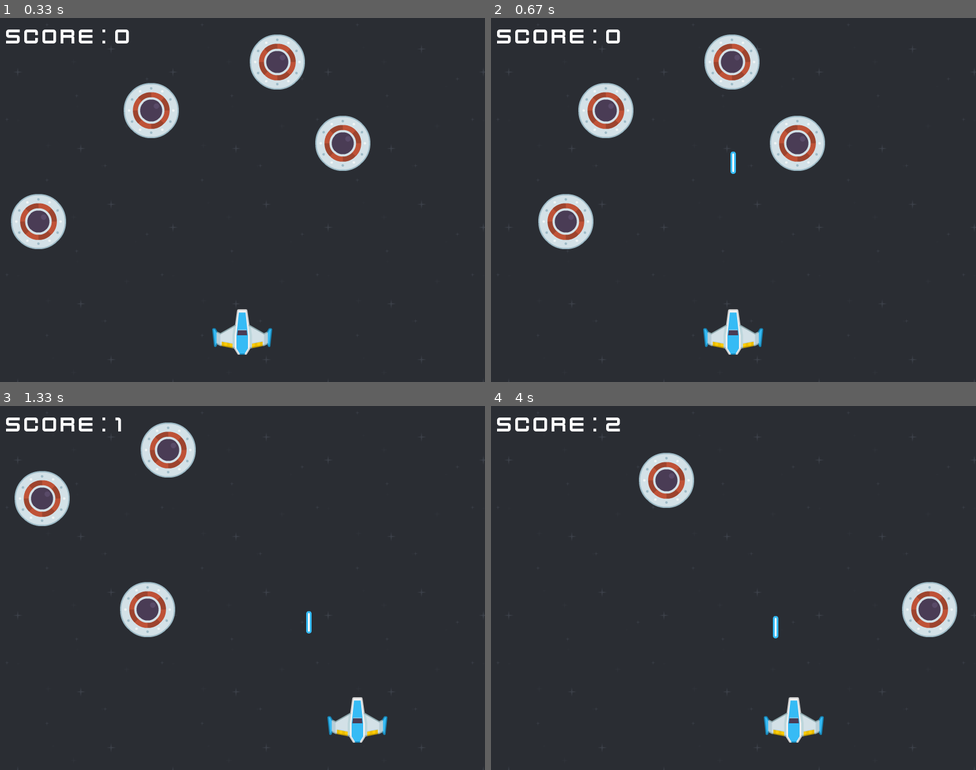
Above: before the commit, frames 1-4 (two rows, left to right).
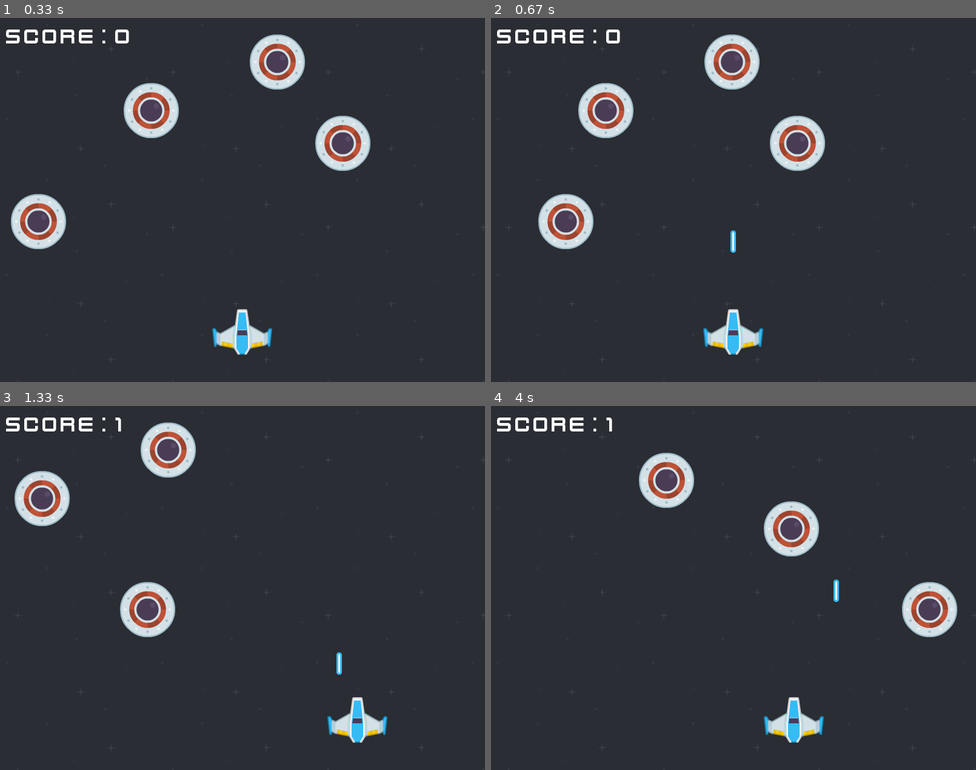
Above: after the commit, the same moments.

Repository: Thanos974/SpaceInvaderPygame
Game: pygame game, started from main.py
Two runs of this game, one before a commit and one after it. Both use one fixed random seed, a clock stepped at 60 frames per second and the inputs below.
Inputs:
- Up to frame 1 (0.33 s): no input
- Up to frame 2 (0.67 s): tap Space at 0.33 s
- Up to frame 3 (1.33 s): hold Right 0.67-1.13 s; tap Space at 0.73, 1.03, 1.23 s; hold Right from 1.17 s (still down)
- Up to frame 4 (4 s): tap Space at 1.53, 1.73, 2.03, 2.3, 2.6, 2.73, 3.03, 3.4, 3.7, 3.9 s; release Right at 1.63 s; hold Left 1.67-2.2 s; hold Left 2.23-2.63 s; hold Right 2.67-3.3 s; hold Left 3.33-3.8 s; hold Right from 3.83 s (still down)

Frame 1 is identical in both runs. In frame 2, 0.1% of the frame differs, in the area x 49-51%, y 36-65%; in frame 3, 0.1%; in frame 4, 1.6%, in the area x 23-72%, y 3-64%.

Commit message:
Correction bug laser

Diff:
--- a/main.py
+++ b/main.py
@@ -1,10 +1,9 @@
+#Importation de random
+import random
 #Importation de pygame
-import random
-
 import pygame
 #Initialisation de pygame(PG)
 from pygame import mixer
-
 pygame.init()
 
 #Créer une fenêtre pour afficher le jeu
@@ -91,8 +90,8 @@
 while running:
     # Couleur de l'écran
     window.fill((0,0,0))
-    #BG
-    window.blit(bg, (0, 0))
+    #Background
+    window.blit(bg,(0, 0))
     # Je check tous les événements (clavier/souris)
     for event in pygame.event.get():
         # Est-ce que l'utilisateur clique sur la crois de la fenetre
@@ -109,7 +108,7 @@
                 laserSfx.play()
                 canShoot = False
                 posLaserX = posX + 45
-                posLaserY = posX - 50
+                posLaserY = posY - 50
 
     # Gestion du déplacement du joueur à l'écran
     if pressed[pygame.K_LEFT] and posX > 0:
Not shown, changed: TutoJeuPyGame.zip
